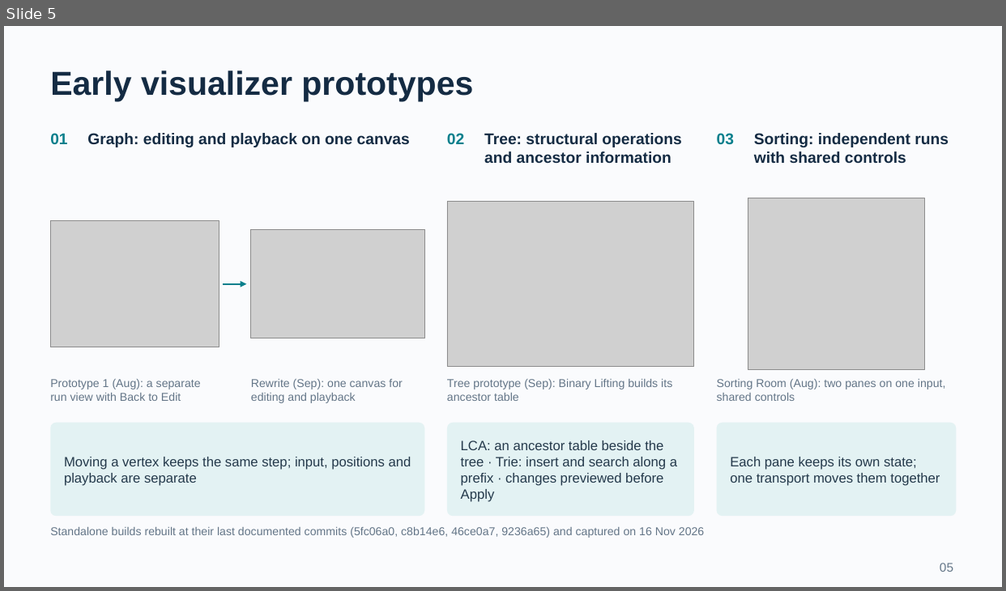
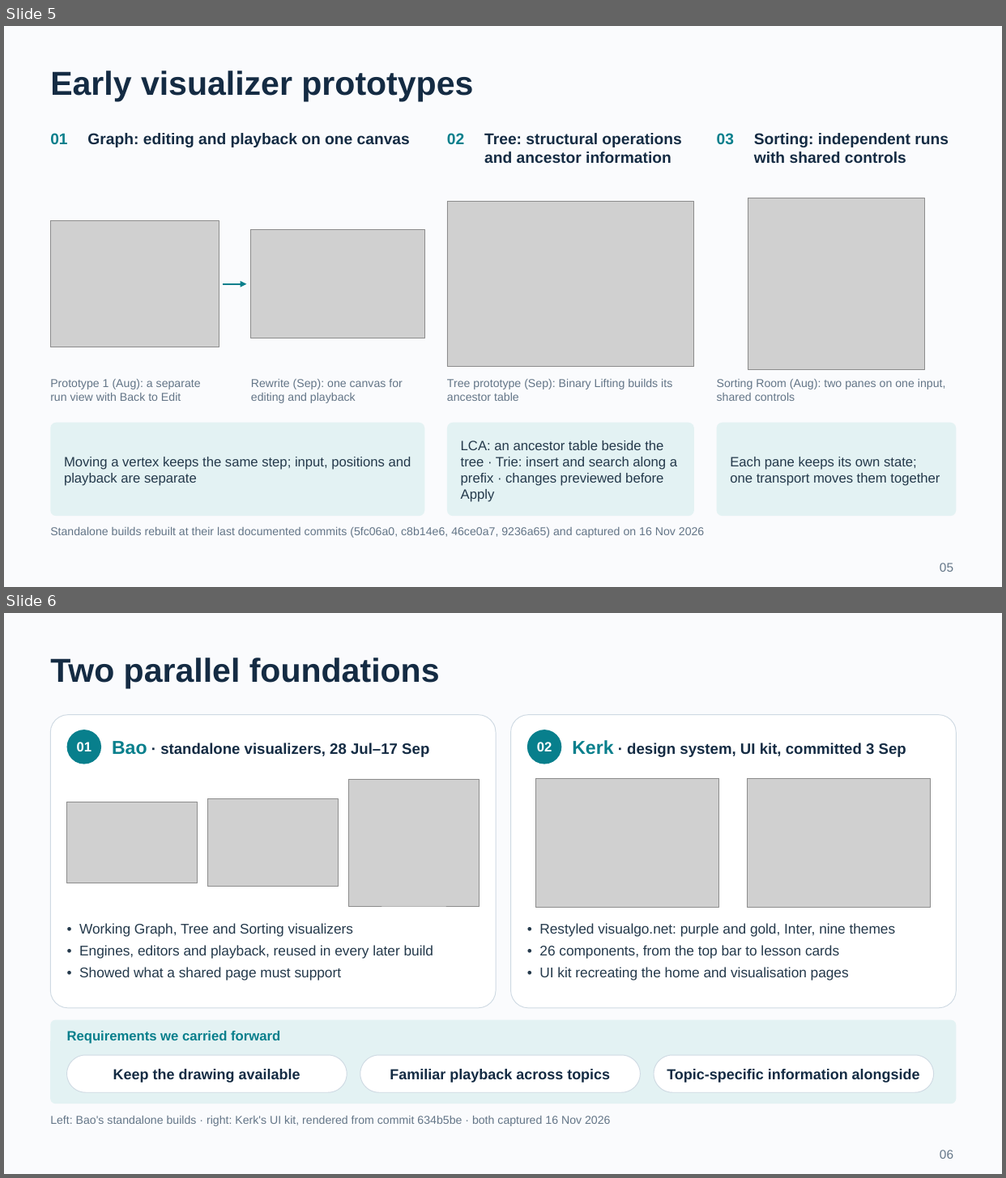
Before and after one commit to BJoozz/docsforfyp, a slide deck: presentation/VisuAlgo_CA_Presentation.pptx. Shown one above the other, each under a label of ours: slide 5 before the commit, slides 5 and 6 after it. The pictures are 1006x591 and 1006x1178 pixels, drawn with LibreOffice and Linux fonts; fonts in the diff are those of the drawing; grey boxes stand for pictures. Boxes give left, top, right and bottom in pixels: in the first picture for what was removed or moved away, otherwise in the second. Text is boxed around its words. In the diff, an @@ line names an element or a change of style, - is before the commit and + after.

```diff
--- a/presentation/VisuAlgo_CA_Presentation.pptx
+++ b/presentation/VisuAlgo_CA_Presentation.pptx
@@ slide 6 added at [4,613,1002,1174], background #FAFBFD @@
@@ text added at [50,658,440,689], 32 pt, text #142B43, bold @@
+Two parallel foundations
@@ rounded rectangle added at [50,715,496,1008], fill #FFFFFF, outline #CFDAE3 0.75 pt @@
@@ ellipse added at [67,730,101,764], fill #087F8C, 13 pt, text #FFFFFF, bold @@
+01
@@ rounded rectangle added at [511,715,957,1008], fill #FFFFFF, outline #CFDAE3 0.75 pt @@
@@ ellipse added at [527,730,562,764], fill #087F8C, 13 pt, text #FFFFFF, bold @@
+02
@@ text added at [112,741,429,757], 14.5 pt, text #142B43, bold @@
+Bao · standalone visualizers, 28 Jul–17 Sep
@@ text added at [572,740,906,757], 14.5 pt, text #142B43, bold @@
+Kerk · design system, UI kit, committed 3 Sep
@@ picture added at [349,779,479,906] @@
@@ picture added at [536,778,720,907] @@
@@ picture added at [748,778,931,907] @@
@@ picture added at [67,803,197,884] @@
@@ picture added at [207,799,338,887] @@
@@ text added at [79,923,433,981], 13.5 pt, text #24394B @@
+• Working Graph, Tree and Sorting visualizers
+• Engines, editors and playback, reused in every later build
+• Showed what a shared page must support
@@ text added at [539,923,896,981], 13.5 pt, text #24394B @@
+• Restyled visualgo.net: purple and gold, Inter, nine themes
+• 26 components, from the top bar to lesson cards
+• UI kit recreating the home and visualisation pages
@@ rounded rectangle added at [50,1020,957,1104], fill #E3F2F3 @@
@@ text added at [67,1031,280,1044], 13 pt, text #087F8C, bold @@
+Requirements we carried forward
@@ rounded rectangle added at [67,1055,347,1093], fill #FFFFFF, outline #CFDAE3 0.75 pt, 14 pt, text #142B43, bold @@
+Keep the drawing available
@@ rounded rectangle added at [360,1055,641,1093], fill #FFFFFF, outline #CFDAE3 0.75 pt, 14 pt, text #142B43, bold @@
+Familiar playback across topics
@@ rounded rectangle added at [654,1055,934,1093], fill #FFFFFF, outline #CFDAE3 0.75 pt, 14 pt, text #142B43, bold @@
+Topic-specific information alongside
@@ text added at [50,1116,610,1127], 11 pt, text #637587 @@
+Left: Bao's standalone builds · right: Kerk's UI kit, rendered from commit 634b5be · both captured 16 Nov 2026
@@ text added at [940,1150,953,1159], 12 pt, text #637587 @@
+06
```
Also in this commit, not shown: 2 other slides added, 3 slides removed, 19 other files.
